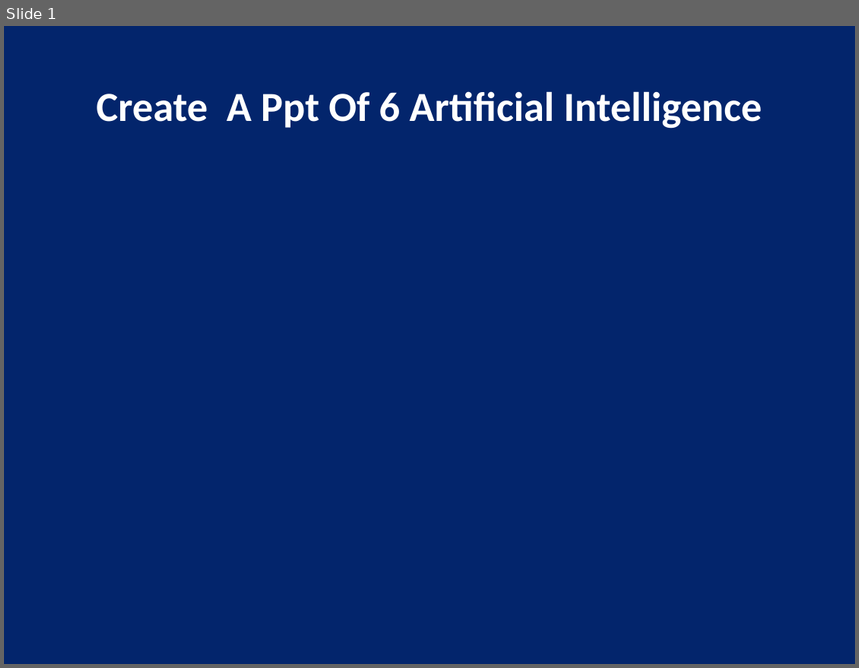
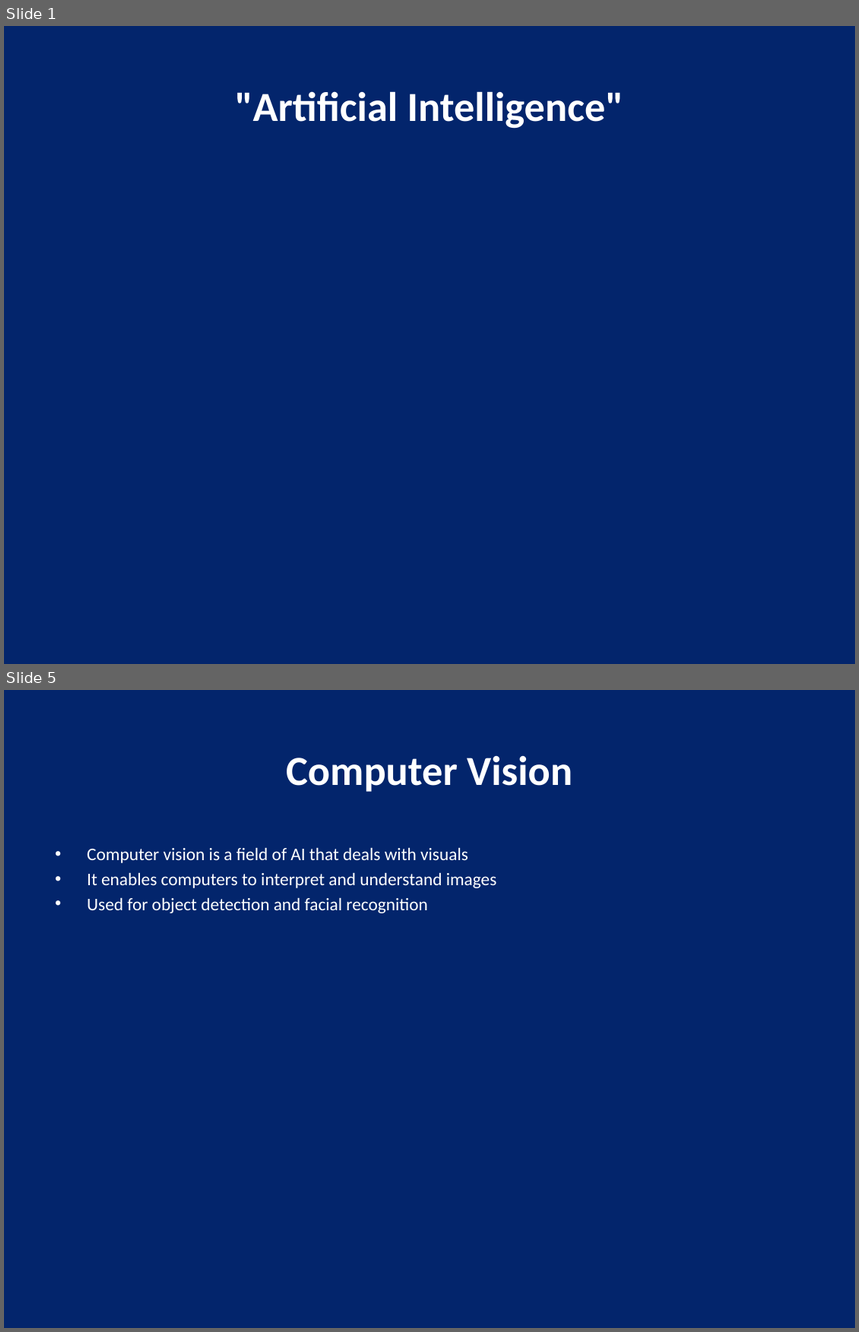
Before and after one commit to Shanaaz-77/auto_ppt_agent, a slide deck: generated_ppts/artificial_intelligence_presentation.pptx. Shown one above the other, each under a label of ours: slide 1 before the commit, slides 1 and 5 after it; the slides between them are not shown. The pictures are 859x668 and 859x1332 pixels, drawn with LibreOffice and Linux fonts; fonts in the diff are those of the drawing. Boxes give left, top, right and bottom in pixels: in the first picture for what was removed or moved away, otherwise in the second. Text is boxed around its words. In the diff, an @@ line names an element or a change of style, - is before the commit and + after.

```diff
--- a/generated_ppts/artificial_intelligence_presentation.pptx
+++ b/generated_ppts/artificial_intelligence_presentation.pptx
@@ slide 5 added at [4, 690, 855, 1328], background #03256C @@
@@ title added at [286, 755, 572, 792], 35 pt, text #FFFFFF, bold @@
+Computer Vision
@@ text added at [87, 847, 497, 913], 15 pt, text #FFFFFF @@
+• Computer vision is a field of AI that deals with visuals
+• It enables computers to interpret and understand images
+• Used for object detection and facial recognition
@@ slide 1 changed as well @@
@@ title at [235, 91, 624, 129]: text changed @@
-Create A Ppt Of 6 Artificial Intelligence
+"Artificial Intelligence"
```
Also in this commit, not shown: 2 other slides changed, 2 other slides added, 4 slides removed, 1 other file.
